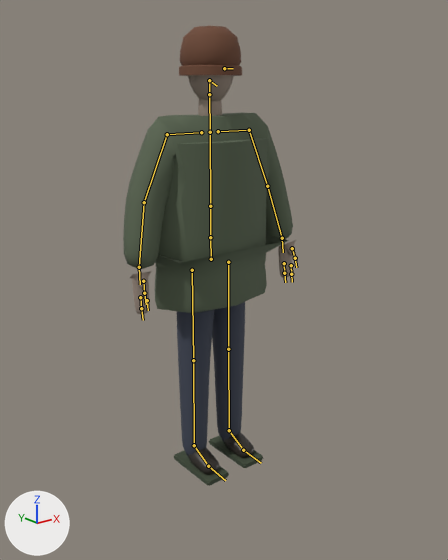
One commit to the glTF model models/city/people/janitor_far.glb: the scene before it, then after it.
The view is the same before and after, from a 50 mm lens placed at (-1.459, -1.906, 1.563), pointed at (-0.019, -0.107, 0.843). The axes (+X, +Y, +Z) are drawn at lower left. The lights are the same throughout. The picture after the commit comes second. The bones that change, and the others that lie on the model, are drawn over the model as lines.

The first picture shows 'human_noir'.
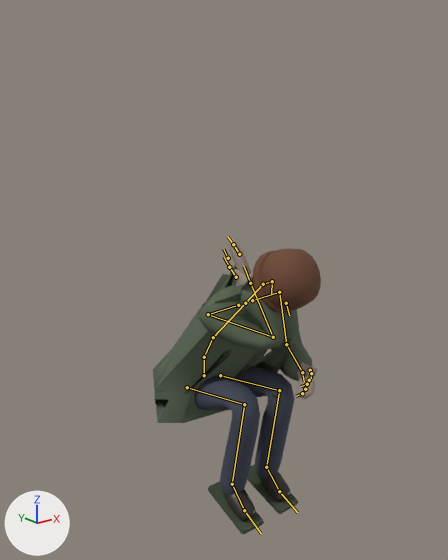
The newer file adds an action. The first version stands in its rest pose; the second is drawn at frame 43 of the action 'crouch_hold_wind_loop'.

Location of each change, [x1, y1, x2, y2] in pixels of the pictures (448 x 560 px):
'human_noir', posed (36% shorter)
    before: [123, 26, 296, 486]
    after: [153, 239, 321, 534]
bone 'pelvis', root to tip
    before: (211, 259) to (210, 237)
    after: (204, 375) to (204, 357)
bone 'spine', root to tip
    before: (210, 237) to (210, 206)
    after: (204, 357) to (213, 337)
bone 'spine2', root to tip
    before: (210, 206) to (210, 132)
    after: (213, 337) to (245, 303)
bone 'head', root to tip
    before: (209, 94) to (209, 80)
    after: (263, 284) to (272, 281)
bone 'upper_arm.L', root to tip
    before: (249, 130) to (267, 186)
    after: (279, 292) to (286, 344)
bone 'forearm.L', root to tip
    before: (267, 186) to (282, 238)
    after: (286, 344) to (302, 372)
bone 'fingers_1.L', root to tip
    before: (284, 263) to (284, 273)
    after: (305, 389) to (302, 393)
bone 'fingers_2.L', root to tip
    before: (284, 273) to (285, 282)
    after: (302, 393) to (296, 396)
bone 'upper_arm.R', root to tip
    before: (167, 134) to (144, 202)
    after: (208, 314) to (273, 337)
bone 'forearm.R', root to tip
    before: (144, 202) to (139, 267)
    after: (273, 337) to (250, 283)
bone 'fingers_1.R', root to tip
    before: (140, 297) to (141, 308)
    after: (239, 254) to (233, 244)
bone 'fingers_2.R', root to tip
    before: (141, 308) to (143, 320)
    after: (233, 244) to (228, 237)
bone 'index_1.R', root to tip
    before: (147, 300) to (148, 310)
    after: (228, 258) to (223, 249)
bone 'thigh.L', root to tip
    before: (228, 262) to (228, 349)
    after: (220, 375) to (279, 390)
bone 'shin.L', root to tip
    before: (228, 349) to (229, 430)
    after: (279, 390) to (266, 467)
bone 'foot.L', root to tip
    before: (229, 430) to (243, 450)
    after: (266, 467) to (279, 491)
bone 'thigh.R', root to tip
    before: (192, 270) to (193, 360)
    after: (187, 387) to (244, 404)
bone 'shin.R', root to tip
    before: (193, 360) to (194, 445)
    after: (244, 404) to (232, 484)
bone 'foot.R', root to tip
    before: (194, 445) to (208, 466)
    after: (232, 484) to (244, 510)

The change in detail:
Bone 'pelvis' (bone_pelvis) moves from (0.0, 0.0, 0.0) to (0.02, -0.55, -0.08).
Bone 'spine' (bone_spine) turns from (0, 0, 0) to (29, 4, 0) degrees about its own x, y and z.
Bone 'spine2' (bone_spine2) turns from (0, 0, 0) to (14, 0, 0) degrees about its own x, y and z.
Bone 'head' (bone_head) turns from (0, 0, 0) to (24, 0, 0) degrees about its own x, y and z.
Bone 'upper_arm.L' (bone_upper_arm_l) turns from (0, 0, 0) to (-40, 0, -14) degrees about its own x, y and z.
Bone 'forearm.L' (bone_forearm_l) turns from (0, 0, 0) to (-80, 0, 0) degrees about its own x, y and z.
Bone 'fingers_1.L' (bone_fingers_1_l) turns from (0, 0, 0) to (0, 0, 20) degrees about its own x, y and z.
Bone 'fingers_2.L' (bone_fingers_2_l) turns from (0, 0, 0) to (0, 0, 22) degrees about its own x, y and z.
Bone 'upper_arm.R' (bone_upper_arm_r) turns from (0, 0, 0) to (-120, 0, 20) degrees about its own x, y and z.
Bone 'forearm.R' (bone_forearm_r) turns from (0, 0, 0) to (-120, 0, 0) degrees about its own x, y and z.
Bone 'fingers_1.R' (bone_fingers_1_r) turns from (0, 0, 0) to (0, 0, -20) degrees about its own x, y and z.
Bone 'fingers_2.R' (bone_fingers_2_r) turns from (0, 0, 0) to (0, 0, -22) degrees about its own x, y and z.
Bone 'index_1.R' (bone_index_1_r) turns from (0, 0, 0) to (0, 0, -19) degrees about its own x, y and z.
Bone 'thigh.L' (bone_thigh_l) turns from (0, 0, 0) to (-102, 0, 0) degrees about its own x, y and z.
Bone 'shin.L' (bone_shin_l) turns from (0, 0, 0) to (112, 0, 0) degrees about its own x, y and z.
Bone 'foot.L' (bone_foot_l) turns from (0, 0, 0) to (8, 0, 0) degrees about its own x, y and z.
Bone 'thigh.R' (bone_thigh_r) turns from (0, 0, 0) to (-102, 0, 0) degrees about its own x, y and z.
Bone 'shin.R' (bone_shin_r) turns from (0, 0, 0) to (112, 0, 0) degrees about its own x, y and z.
Bone 'foot.R' (bone_foot_r) turns from (0, 0, 0) to (8, 0, 0) degrees about its own x, y and z.
